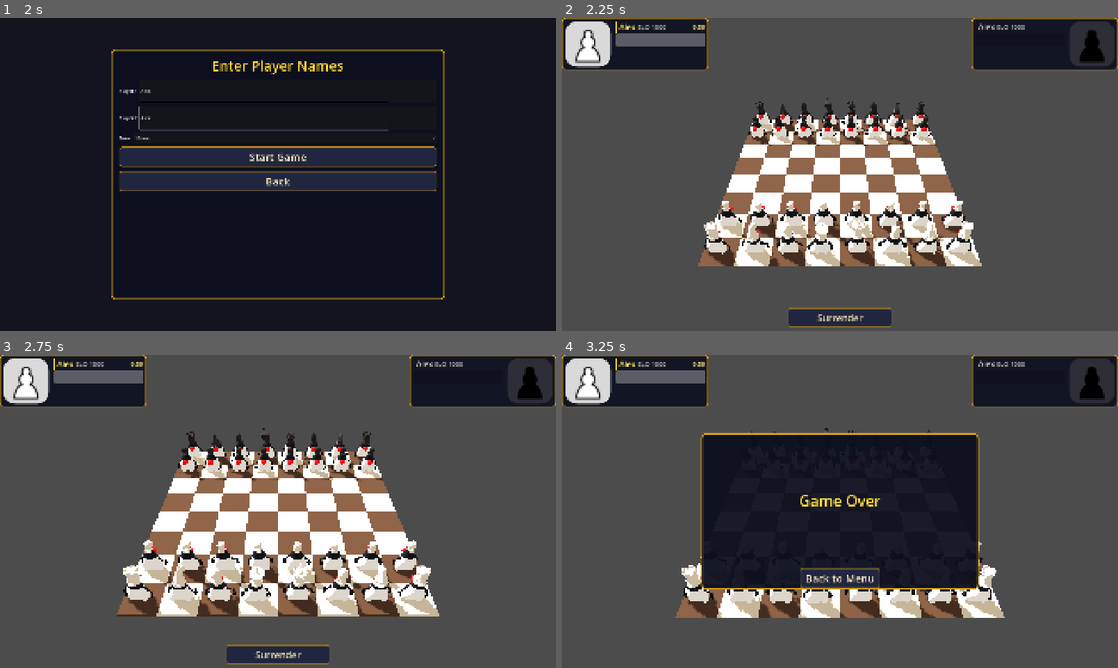
Above: before the commit, frames 1-4 (two rows, left to right).
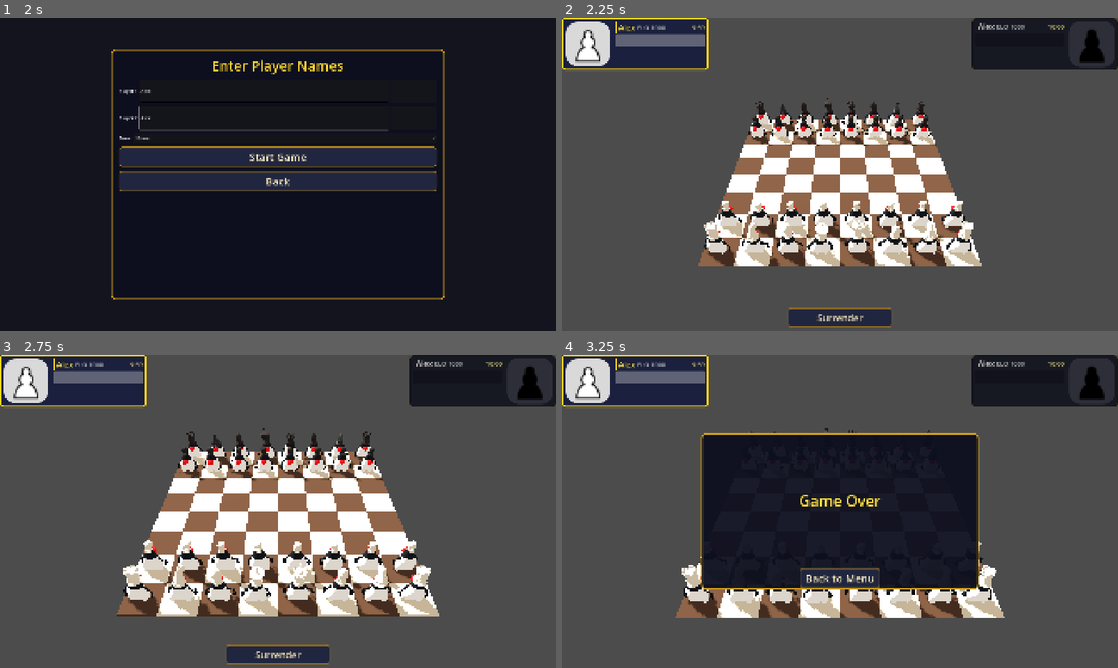
Above: after the commit, the same moments.

Repository: 0xMartin/Duke-s-Gambit
Game: Godot game, scene res://scenes/main_menu.tscn
Two runs of this game, one before a commit and one after it. Both use one fixed random seed, a clock stepped at 60 frames per second and the inputs below. A sky picture missing from this copy of the repository is replaced by a grey-blue gradient.
Inputs (mouse positions are in pixels of both pictures, inside the frame that each line leads up to):
- Up to frame 1 (2 s): click "Player vs Player" at 0.5 s; click (266, 89) at 1.27 s; type "Alex" at 1.35 s; click (266, 118) at 1.5 s; type "Alex" at 1.58 s
- Up to frame 2 (2.25 s): click "Start Game" at 2 s
- Up to frame 3 (2.75 s): no input
- Up to frame 4 (3.25 s): click "Surrender" at 2.75 s

Frame 1 is identical in both runs. In frame 2, 3.0% of the frame differs, in the area x 0-100%, y 0-17%; in frame 3, 3.0%; in frame 4, 3.0%.

Commit message:
Update timer logic to handle active and inactive player countdowns; enhance HUD panel styles

Diff:
--- a/scripts/game_controller.gd
+++ b/scripts/game_controller.gd
@@ -65,13 +65,17 @@
 		return
 	if _time_control_ms > 0:
 		var color := _chess.active_color
+		var inactive := 1 - color
 		var remaining: int = _time_remaining_ms[color] - elapsed
 		if remaining <= 0:
 			_on_time_out(color)
 			return
-		_hud.update_timer(remaining)
+		# Update both timers: active player counts down, inactive shows their frozen remaining
+		_hud.update_timer(color, remaining)
+		_hud.update_timer(inactive, _time_remaining_ms[inactive])
 	else:
-		_hud.update_timer(elapsed)
+		# No time limit: active player shows elapsed time for current move
+		_hud.update_timer(_chess.active_color, elapsed)
 
 # ──────────────────────────────────────────────────────────────────────────
 func _ready() -> void:
--- a/scripts/ui/hud.gd
+++ b/scripts/ui/hud.gd
@@ -20,6 +20,7 @@
 var _timer_lbl:   Array = [null, null]
 var _captured_hf: Array = [null, null]  # HFlowContainer
 var _turn_ind:    Array = [null, null]  # ColorRect active stripe
+var _panel_style: Array = [null, null]  # StyleBoxFlat per player (for live border updates)
 
 var _active_color: int = ChessEnums.PieceColor.WHITE
 var _has_time_limit: bool = false  # true = countdown mode
@@ -65,6 +66,7 @@
 	panel_style.set_border_width_all(3)
 	panel_style.set_corner_radius_all(12)
 	panel.add_theme_stylebox_override("panel", panel_style)
+	_panel_style[color] = panel_style
 
 	var margin := MarginContainer.new()
 	for side in ["margin_left", "margin_right", "margin_top", "margin_bottom"]:
@@ -193,15 +195,28 @@
 	_active_color = color
 	for c in [ChessEnums.PieceColor.WHITE, ChessEnums.PieceColor.BLACK]:
 		var active: bool = (c == color)
+		# Side stripe indicator
 		(_turn_ind[c] as ColorRect).color = \
 			Color(1.0, 0.85, 0.1, 1.0) if active else Color.TRANSPARENT
+		# Name colour
 		(_name_lbl[c] as Label).add_theme_color_override("font_color",
 			Color(1.0, 0.92, 0.4) if active else Color(0.88, 0.88, 0.88))
-		(_timer_lbl[c] as Label).text = ""
-
-## ms = remaining time (countdown) or elapsed (count-up), depending on _has_time_limit.
-func update_timer(ms: int) -> void:
-	var lbl := _timer_lbl[_active_color] as Label
+		# Panel border: thick bright gold when active, thin dim when inactive
+		var ps := _panel_style[c] as StyleBoxFlat
+		if ps != null:
+			if active:
+				ps.border_color = Color(1.0, 0.85, 0.1, 1.0)
+				ps.set_border_width_all(5)
+				ps.bg_color = Color(0.10, 0.12, 0.24, 0.97)
+			else:
+				ps.border_color = Color(0.38, 0.30, 0.06, 0.55)
+				ps.set_border_width_all(2)
+				ps.bg_color = Color(0.04, 0.05, 0.10, 0.82)
+
+## color = which player's label to update.
+## ms  = remaining time (countdown) or elapsed (count-up), depending on _has_time_limit.
+func update_timer(color: int, ms: int) -> void:
+	var lbl := _timer_lbl[color] as Label
 	if _has_time_limit:
 		# Countdown: show MM:SS, red when < 30 s
 		var total_secs: int = ms / 1000
